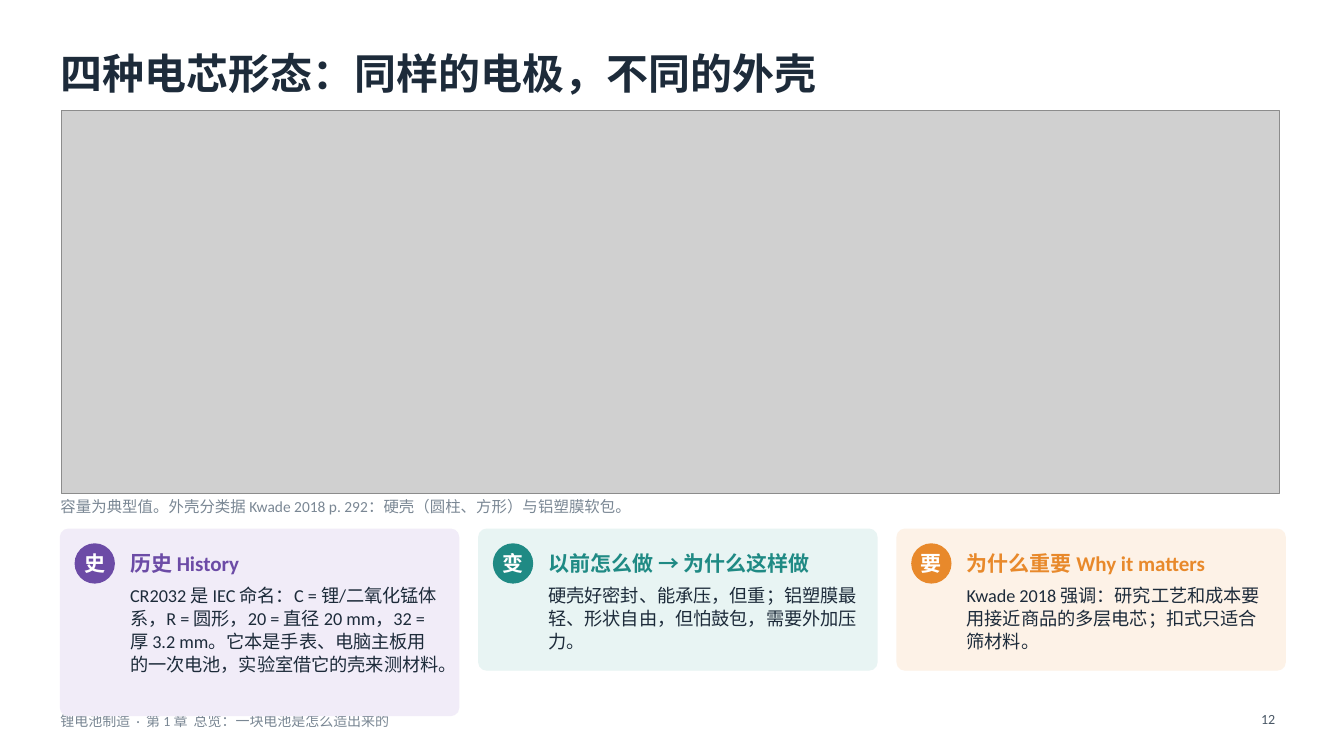
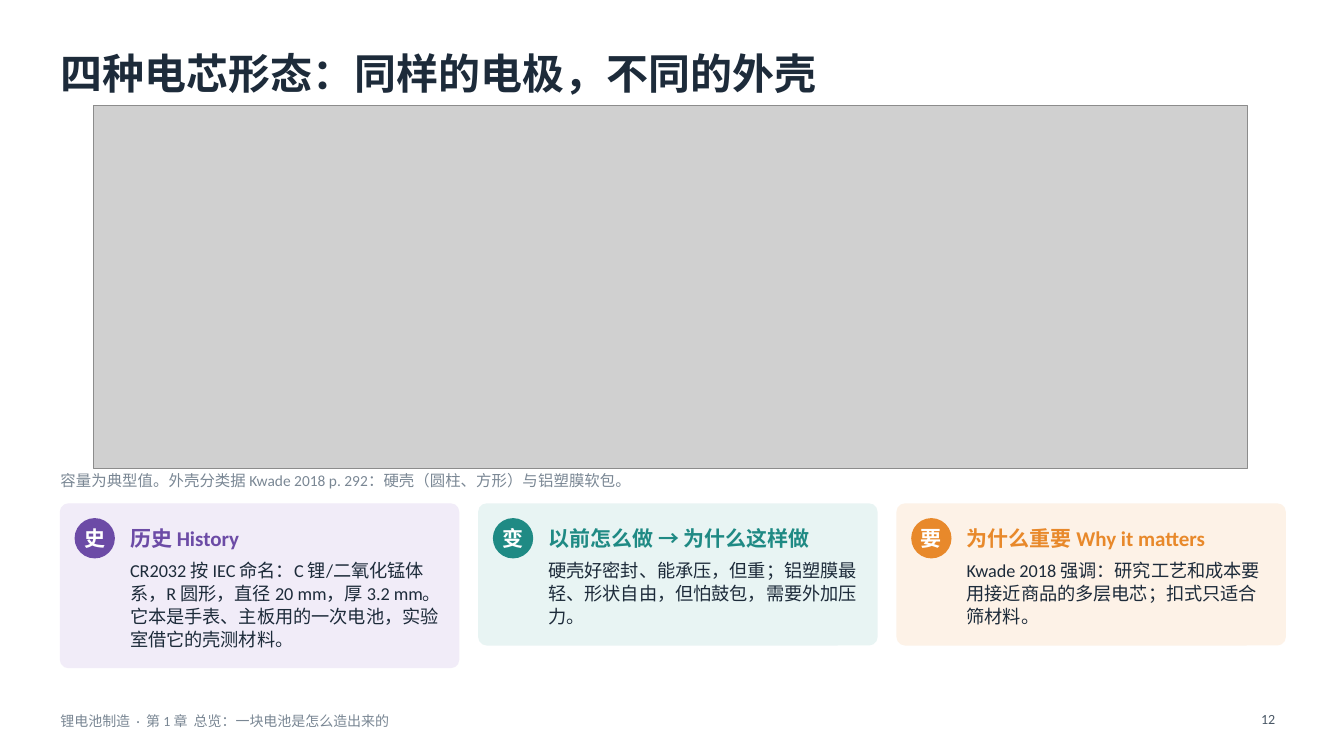
Before and after one commit to zhaoyuw44-lang/Trash, a slide deck: slide 12 of slides/decks/batmfg/batmfg_ch1.pptx. Drawn at 1344x756 pixels with LibreOffice and Linux fonts; fonts in the diff are those of the drawing; grey boxes stand for pictures. Boxes give left, top, right and bottom in pixels: in the first picture for what was removed or moved away, otherwise in the second. Text is boxed around its words. In the diff, an @@ line names an element or a change of style, - is before the commit and + after.

```diff
--- a/slides/decks/batmfg/batmfg_ch1.pptx
+++ b/slides/decks/batmfg/batmfg_ch1.pptx
@@ picture: place and size @@
-picture at box(62, 111, 1279, 494)
+picture at box(94, 106, 1248, 469)
@@ rounded rectangle: place and size @@
-rounded rectangle at box(60, 529, 459, 716)
+rounded rectangle at box(60, 504, 459, 667)
@@ rounded rectangle at box(60, 504, 459, 667): proportions changed @@
@@ 6 texts, 3 ellipses, 2 rounded rectangles: place and size @@
-6 texts, 3 ellipses, 2 rounded rectangles at box(60, 499, 1286, 670)
+6 texts, 3 ellipses, 2 rounded rectangles at box(60, 473, 1286, 645)
@@ text at box(130, 561, 441, 648): text changed @@
-CR2032 是 IEC 命名：C = 锂/二氧化锰体系，R = 圆形，20 = 直径 20 mm，32 = 厚 3.2 mm。它本是手表、电脑主板用的一次电池，实验室借它的壳来测材料。
+CR2032 按 IEC 命名：C 锂/二氧化锰体系，R 圆形，直径 20 mm，厚 3.2 mm。它本是手表、主板用的一次电池，实验室借它的壳测材料。
```
Also in this commit, not shown: 10 other slides changed, 7 other files.
